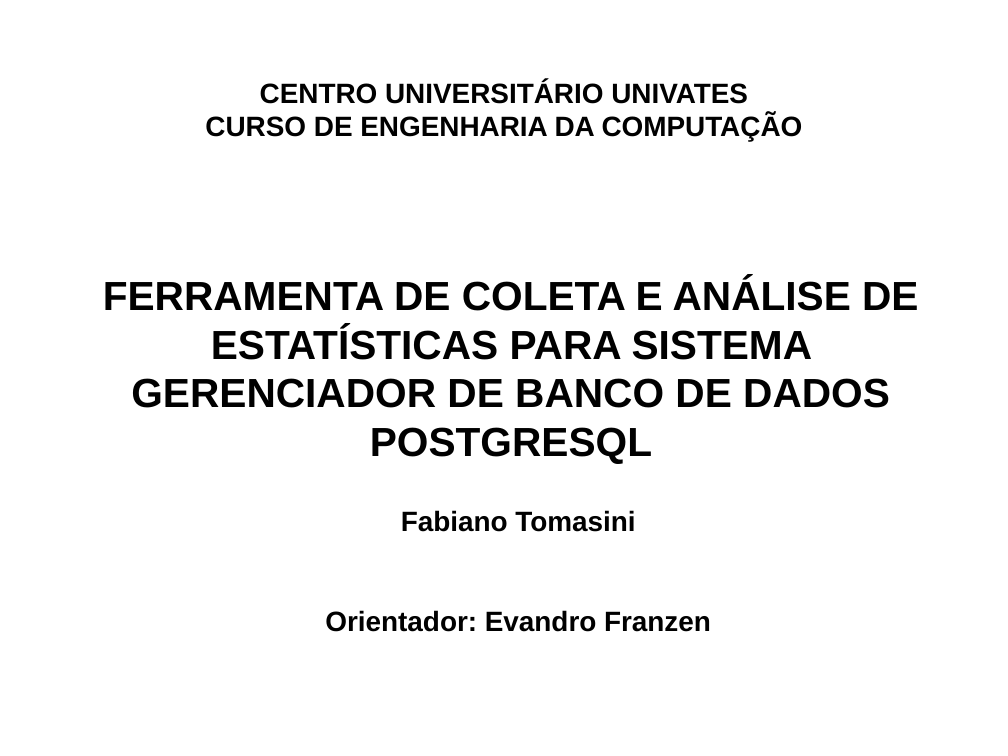
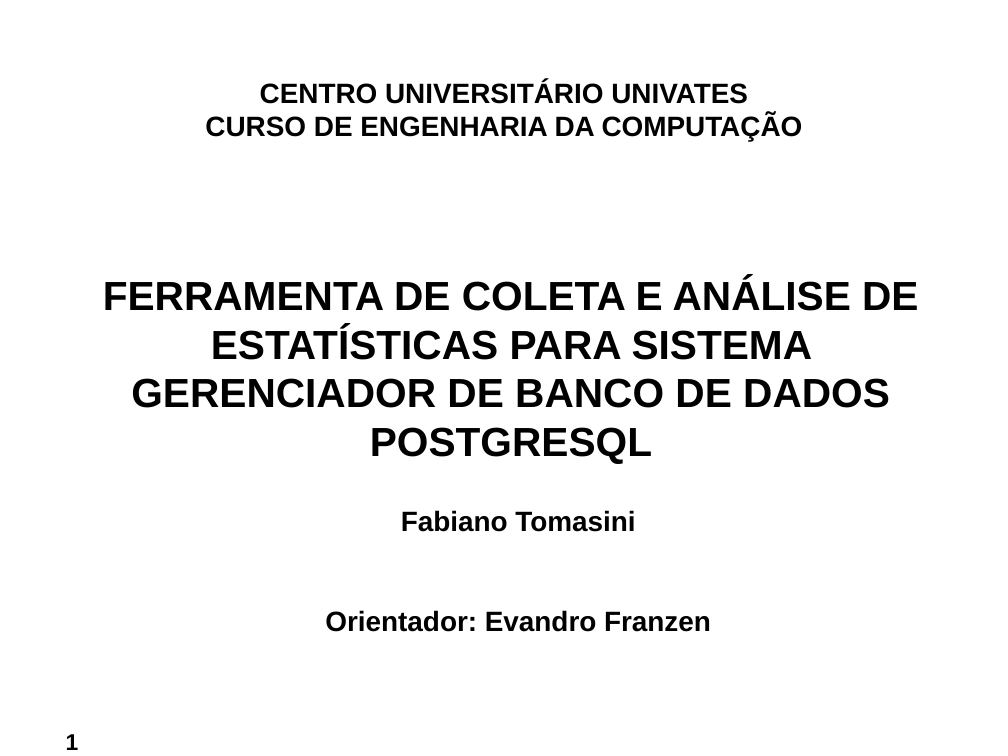
Before and after one commit to ftomasini/smdb, a slide deck: slide 1 of Documentos/FTOMASINI/FINAL/APRESENTACAO.odp. Drawn at 1008x756 pixels with LibreOffice and Linux fonts; fonts in the diff are those of the drawing; background and template pictures are left out. Boxes give left, top, right and bottom in pixels: in the first picture for what was removed or moved away, otherwise in the second. Text is boxed around its words. In the diff, an @@ line names an element or a change of style, - is before the commit and + after.

```diff
--- a/Documentos/FTOMASINI/FINAL/APRESENTACAO.odp
+++ b/Documentos/FTOMASINI/FINAL/APRESENTACAO.odp
@@ page number added at <box>66,734,79,750</box>, 18 pt, text #000000, bold @@
+1
```
Also in this commit, not shown: 13 other slides changed, 13 slides added, 14 slides removed, 1 other file.
